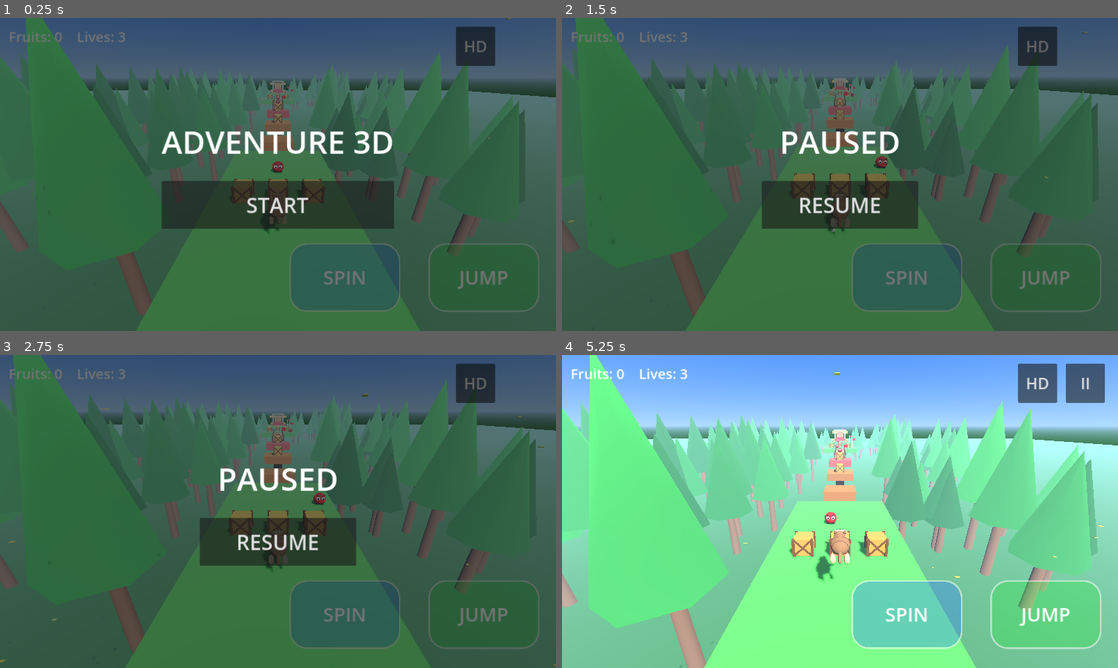
Above: before the commit, frames 1-4 (two rows, left to right).
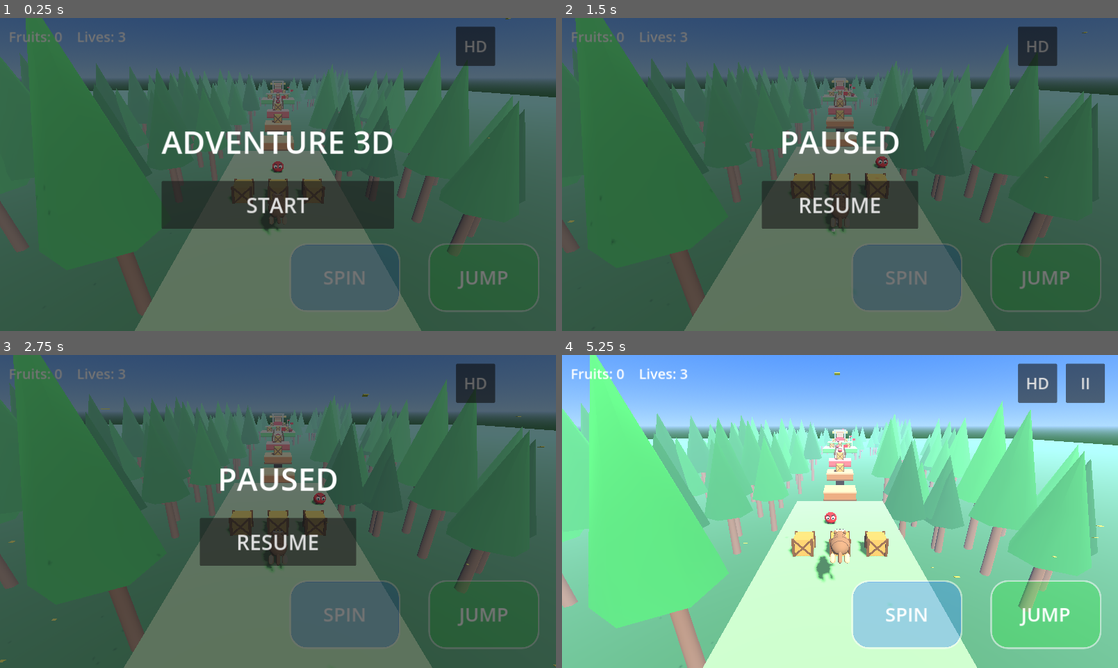
Above: after the commit, the same moments.

Repository: ksomealmlk-create/Adventure3D
Game: Godot game, scene res://main.tscn
Same seed, same stepped clock (60 frames per second), same inputs: the game is played once before the commit and once after it.
Inputs:
- Up to frame 1 (0.25 s): no input
- Up to frame 2 (1.5 s): click "START" at 0.5 s; click "II" at 1.25 s
- Up to frame 3 (2.75 s): click "HD" at 2 s
- Up to frame 4 (5.25 s): click "RESUME" at 2.75 s; click "II" at 3.5 s; click "HD" at 4.25 s; click "RESUME" at 5 s

The runs differ from the first frame. In frame 1, 11% of the frame differs, in the area x 24-76%, y 20-100%; in frame 2, 13%; in frame 3, 13%; in frame 4, 16%, in the area x 25-75%, y 24-100%.

Commit message:
platform look

Diff:
--- a/main.gd
+++ b/main.gd
@@ -330,6 +330,8 @@
 func _plat(cx: float, top: float, z0: float, z1: float, w: float, color: Color) -> StaticBody3D:
 	var ln := absf(z1 - z0)
 	var body := _box(Vector3(cx, top - 0.5, (z0 + z1) * 0.5), Vector3(w, 1, ln), color)
+	body.add_child(_mesh(Vector3(w + 0.06, 0.1, ln + 0.06), color.lightened(0.3), Vector3(0, 0.46, 0)))
+	body.add_child(_mesh(Vector3(w + 0.04, 0.22, ln + 0.04), color.darkened(0.3), Vector3(0, -0.4, 0)))
 	_add_pillars(body, w, ln, top)
 	return body
 
